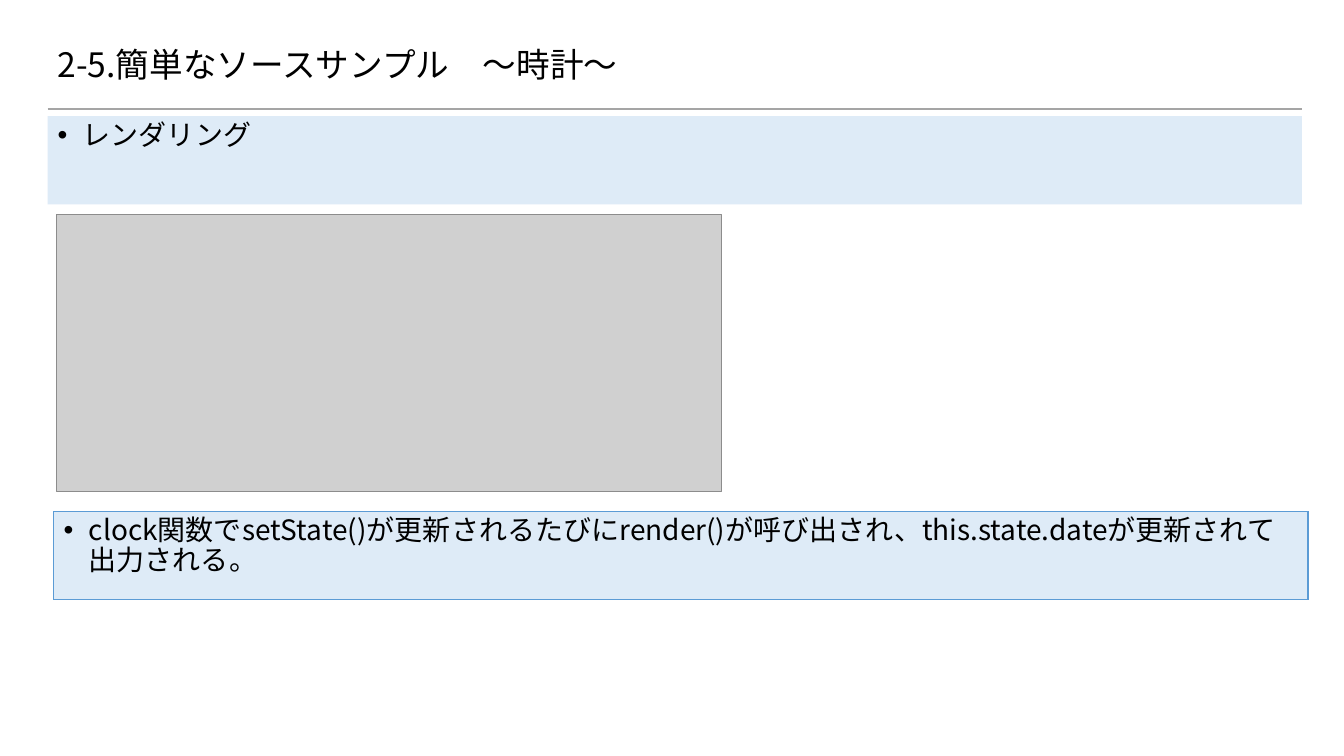
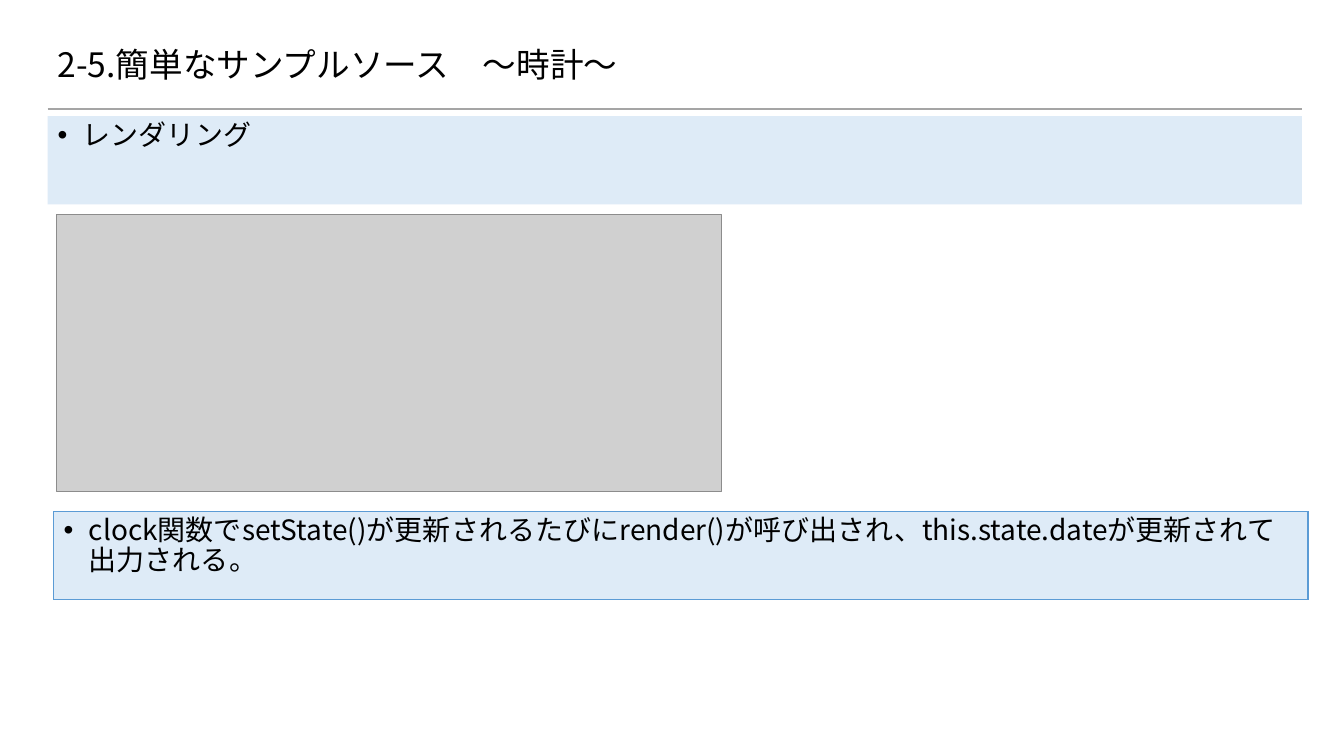
Before and after one commit to 2018SYSTEMI34/diary, a slide deck: slide 9 of doc/02_SlideShare/01.ネタ/２_Reactの基礎/2-5_簡単なサンプルソース.pptx (slide 5 before the commit). Drawn at 1344x756 pixels with LibreOffice and Linux fonts; fonts in the diff are those of the drawing; grey boxes stand for pictures; background and template pictures are left out. Boxes give left, top, right and bottom in pixels: in the first picture for what was removed or moved away, otherwise in the second. Text is boxed around its words. In the diff, an @@ line names an element or a change of style, - is before the commit and + after.

```diff
--- a/doc/02_SlideShare/01.ネタ/２_Reactの基礎/2-5_簡単なサンプルソース.pptx
+++ b/doc/02_SlideShare/01.ネタ/２_Reactの基礎/2-5_簡単なサンプルソース.pptx
@@ title at box(58, 48, 617, 80): text changed @@
-2-5.簡単なソースサンプル ～時計～
+2-5.簡単なサンプルソース ～時計～
```
Also in this commit, not shown: 4 other slides changed, 4 slides added, 1 other file.
